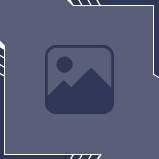
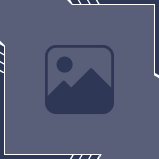
Layered file, before and after one edit (159×159). Changes by layer:
painted on "album" over [72, 5, 154, 76]
painted on "dark border" over [0, 0, 159, 77]
